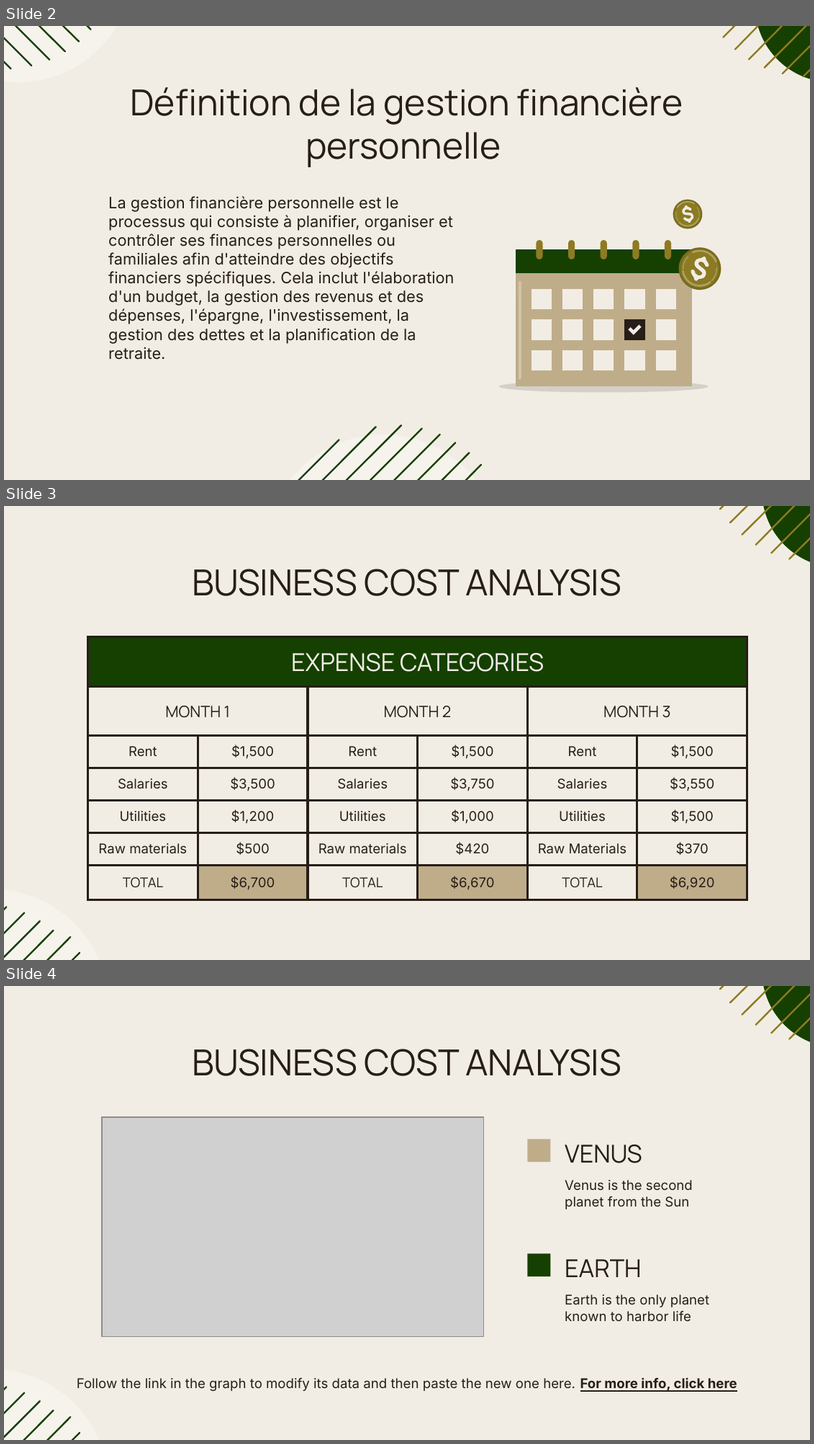
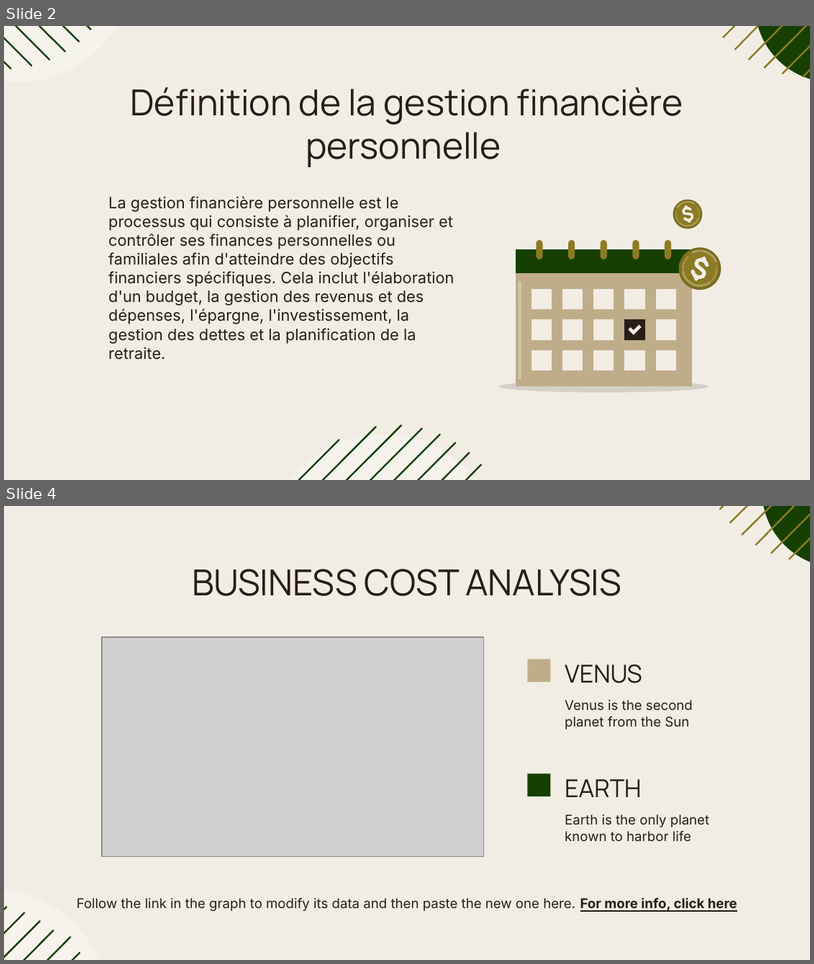
Before and after one commit to jaaysus/SoftSkillsPresentation, a slide deck: Business Cost Analysis Infographics.pptx. Shown one above the other, each under a label of ours: slides 2, 3 and 4 before the commit, slides 2 and 4 after it; the slides between them are not shown. The pictures are 814x1444 and 814x964 pixels, drawn with LibreOffice and Linux fonts; fonts in the diff are those of the drawing; grey boxes stand for pictures. Boxes give left, top, right and bottom in pixels: in the first picture for what was removed or moved away, otherwise in the second. Text is boxed around its words. In the diff, an @@ line names an element or a change of style, - is before the commit and + after.

```diff
--- a/Business Cost Analysis Infographics.pptx
+++ b/Business Cost Analysis Infographics.pptx
@@ slide 3 removed at (x1=4, y1=506, x2=810, y2=960), background #F2EDE4; not listed: 14 template elements that a slide beside it also shows @@
@@ title removed at (x1=192, y1=569, x2=622, y2=596) @@
-BUSINESS COST ANALYSIS
@@ table removed at (x1=88, y1=636, x2=746, y2=892), 7 rows, 6 columns @@
-EXPENSE CATEGORIES |  |  |  |  | 
-MONTH 1 |  | MONTH 2 |  | MONTH 3 | 
-Rent | $1,500 | Rent | $1,500 | Rent | $1,500
-Salaries | $3,500 | Salaries | $3,750 | Salaries | $3,550
-Utilities | $1,200 | Utilities | $1,000 | Utilities | $1,500
-Raw materials | $500 | Raw materials | $420 | Raw Materials | $370
-TOTAL | $6,700 | TOTAL | $6,670 | TOTAL | $6,920
```
Also in this commit, not shown: 1 slide added.
